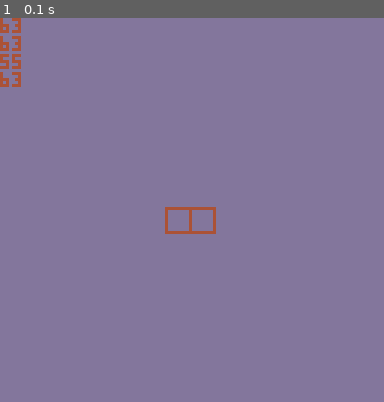
Above: before the commit, frame 1.
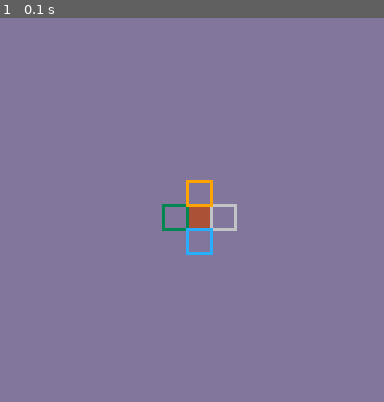
Above: after the commit, the same moment.

Repository: maleker86/puxor
Game: PICO-8 cartridge puxor.p8
The game is run twice, just before and just after one commit, with the same random seed, the same clock (stepped at 60 frames per second) and the same inputs.
Inputs:
- Up to frame 1 (0.1 s): no input

The runs differ from the first frame. In frame 1, 1.7% of the frame differs, in the area x 0-62%, y 0-62%.

Commit message:
outline up, down, left, right + fill in origin

Diff:
--- a/puxor.p8
+++ b/puxor.p8
@@ -1,18 +1,25 @@
 pico-8 cartridge // http://www.pico-8.com
 version 43
 __lua__
+--do this when brain not mush:
+--https://youtu.be/obzmfxg2ezm?si=d6_yzqla7ociom7h
 
 function _init()
 --map
 
-
 --path var
  --s for square
- sx=63
- sy=63
+ sx=62
+ sy=62
  start={sx,sy}
  random=rnd(5)
  pathcol=4
+
+ lcol=3
+ rcol=6
+ ucol=9
+ dcol=12
+
  bgcol=13
 end
 
@@ -22,19 +29,30 @@
 
 function _draw()
  cls(bgcol)
-	rect(sx,sy,sx+8,sy+8,pathcol)
+ --origin sq
+	rectfill(sx,sy,sx+8,sy+8,pathcol)
 
  findpath()
 -- print(random)
+ --l
+ rect(lx,ly,lx+8,sy+8,lcol)
+ --r
+ rect(rx,ry,rx+8,ry+8,rcol)
+ --u
+ rect(ux,uy,ux+8,uy+8,ucol)
+ --d
+ rect(dx,dy,dx+8,dy+8,dcol)
 
- rect(lx,ly,lx+8,sy+8,pathcol)
 end
 -->8
 --path logic
 
 function findpath()
- foreach(start,print)
- foreach(left,print)
+-- foreach(start,print)
+-- foreach(left,print)
+-- foreach(right,print)
+-- foreach(up,print)
+-- foreach(down,print)
 
 
  --left space
@@ -45,10 +63,23 @@
 
 
  --right
+  rx=start[1]+8
+ 	ry=start[2]
+
+ 	right={rx,ry}
+
 
  --up
+  ux=start[1]
+ 	uy=start[2]-8
+
+ 	up={ux,uy}
 
  --down
+  dx=start[1]
+ 	dy=start[2]+8
+
+ 	down={dx,dy}
 end
 __gfx__
 00000000000000000000000000000000000000000000000000000000000000000000000000000000000000000000000000000000000000000000000000000000
